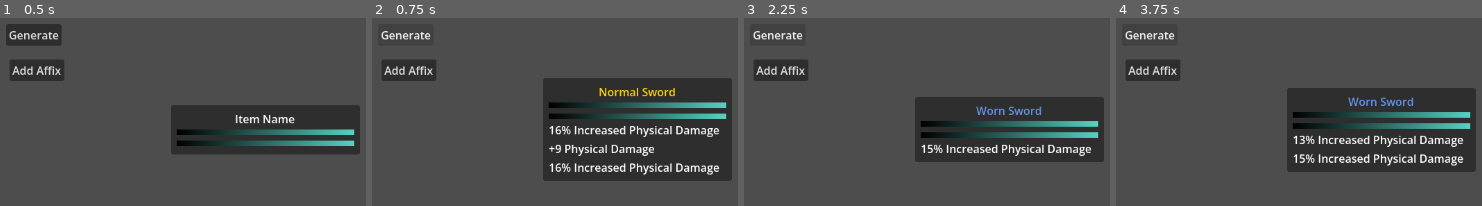
Above: before the commit, frames 1-4 (left to right).
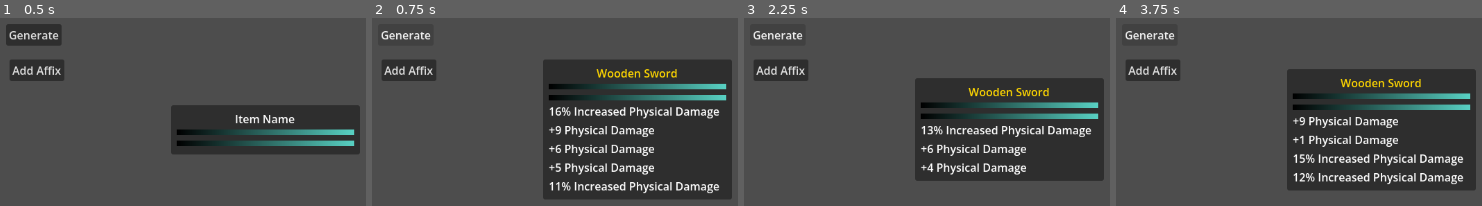
Above: after the commit, the same moments.

Repository: Tomohawk35/Crafting-Game
Game: Godot game, scene res://test_scene.tscn
Same seed, same stepped clock (60 frames per second), same inputs: the game is played once before the commit and once after it. The project has no main scene, so this scene is started directly.
Inputs:
- Up to frame 1 (0.5 s): no input
- Up to frame 2 (0.75 s): click "Generate" at 0.5 s
- Up to frame 3 (2.25 s): click "Add Affix" at 1.25 s; click "Generate" at 2 s
- Up to frame 4 (3.75 s): click "Add Affix" at 2.75 s; click "Generate" at 3.5 s

Frame 1 is identical in both runs. In frame 2, 19% of the frame differs, in the area x 46-99%, y 22-97%; in frame 3, 18%; in frame 4, 17%.
Error after the commit: Trying to assign an array of type "Array" to a variable of type "Array[AffixData]". (res://items/equipment_instance.gd:30)

Commit message:
Work on item system

Diff:
--- a/crafting-game/affix_data.gd
+++ b/crafting-game/affix_data.gd
@@ -3,17 +3,12 @@
 
 # TODO: Create subtypes for added/increased/etc?
 # TODO: Add item level requirement for affixes
+# TODO: Add weight for affix
 
 @export var description : String
 @export var stat_name : String
-@export var tags : Array[String] = []
-@export var item_types : Array[Constants.ItemType] = []
+@export var tags : Array[String] = [] # HACK: Is this necessary?
+@export var equipment_types : Array[Constants.EquipmentType] = []
 
 @export var min_value : float = 1
 @export var max_value : float = 10
-
-#func roll_value() -> float:
-	#return randf_range(min_value, max_value)
-
-# Adds %d physical damage
-# %d%% increased physical damage
--- a/crafting-game/constants.gd
+++ b/crafting-game/constants.gd
@@ -4,6 +4,7 @@
 enum ItemQuality { BROKEN, BATTERED, WORN, NORMAL, STURDY, EXCEPTIONAL, IMMACULATE }
 enum ItemType { WEAPON, BODY_ARMOR, SHIELD, HELMET, RING, AMULET, CURRENCY }
 enum Rarity { COMMON, UNCOMMON, RARE, LEGENDARY }
+enum EquipmentType { WEAPON, BODY_ARMOR, SHIELD, HELMET, RING, AMULET }
 
 # TODO: ADD A UNIQUE CATEGORY THAT CAN'T BE MODIFIED?
 const RARITY_COLORS : Dictionary = {
--- a/crafting-game/equipment.gd
+++ b/crafting-game/equipment_old.gd
@@ -1,5 +1,5 @@
 extends Resource
-class_name Equipment
+class_name EquipmentOLD
 
 signal stats_updated
 
--- a/crafting-game/equipment_tooltip/equipment_tooltip.gd
+++ b/crafting-game/equipment_tooltip/equipment_tooltip.gd
@@ -6,20 +6,20 @@
 @onready var stats_box: VBoxContainer = %StatsBox
 @onready var affix_box: VBoxContainer = %AffixBox
 
-func set_item(item: Equipment) -> void:
-	name_label.text = item.get_display_name()
+func set_item(item: EquipmentInstance) -> void:
+	name_label.text = item.base_equipment.item_name
 	name_label.modulate = item.get_color()
 	rarity_label.text = Constants.Rarity.keys()[item.rarity].capitalize()
 
 	_clear_stats()
 
-	#for stat_name in item.rolled_stats.keys():
+	for affix in item.implicit_affixes:
 		#var value = item.rolled_stats[stat_name]
-		#var l : Label = Label.new()
-		#l.text = _format_stat(stat_name, value)
-		#stats_box.add_child(l)
+		var l : Label = Label.new()
+		l.text = _format_stat(affix.affix_data.stat_name, affix.value)
+		stats_box.add_child(l)
 
-	for affix in item.affixes:
+	for affix in item.explicit_affixes:
 		var l : Label = Label.new()
 		#l.text = affix.affix_data.description % round(affix.value)
 		l.text = _format_stat(affix.affix_data.stat_name, affix.value)
--- a/crafting-game/game_db.gd
+++ b/crafting-game/game_db.gd
@@ -30,8 +30,8 @@
 func get_random_affix() -> AffixData:
 	return AFFIXES.pick_random()
 
-func get_affixes_by_item_type(item_type: Constants.ItemType) -> Array:
-	return AFFIXES.filter(func(a: AffixData): return a.item_types.has(item_type))
+func get_affixes_by_item_type(item_type: Constants.EquipmentType) -> Array:
+	return AFFIXES.filter(func(a: AffixData): return a.equipment_types.has(item_type))
 
 #func get_item_modifiers_by_item_type(item_type: Constants.ItemType) -> Dictionary:
 	#var d : Dictionary = {}
--- a/crafting-game/item_generator.gd
+++ b/crafting-game/item_generator.gd
@@ -1,26 +1,33 @@
 extends Node
 
-const SWORD : Resource = preload("uid://d0shki45u83sc")
 const AFFIX_RATE : float = 0.4
 
 @export var rarity_table : RarityTable = RarityTable.new()
 @export var quality_table : ItemQualityTable =  ItemQualityTable.new()
 
-func generate_equipment() -> Equipment:
-	var item : Equipment = Equipment.new()
-	item.base_item = SWORD
-	item.quality = quality_table.roll_quality()
-	item.affix_limit = item.quality
+func _get_affix_instance(affix_data: AffixData) -> AffixInstance:
+	var a_inst : AffixInstance = AffixInstance.new()
+	a_inst.affix_data = affix_data
+	a_inst.roll_value()
+	return a_inst
+
+func generate_equipment() -> EquipmentInstance:
+	var item : EquipmentInstance = EquipmentInstance.new()
+	item.base_equipment = GameDB.BASE_ITEMS.pick_random()
+	#item.quality = quality_table.roll_quality()
+	item.affix_limit = 6
+
+	for i in range(item.base_equipment.implicits.size()):
+		var a_inst : AffixInstance = _get_affix_instance(item.base_equipment.implicits[i])
+		item.implicit_affixes.append(a_inst)
 
 	for i in range(item.affix_limit):
 		var n : float = randf()
 		if n >= AFFIX_RATE:
-			var a : AffixData = GameDB.get_affixes_by_item_type(item.base_item.item_type).pick_random()
-			var a_inst : AffixInstance = AffixInstance.new()
-			a_inst.affix_data = a
-			a_inst.roll_value()
-			item.affixes.append(a_inst)
+			var a : AffixData = GameDB.get_affixes_by_item_type(item.base_equipment.equipment_type).pick_random()
+			var a_inst : AffixInstance = _get_affix_instance(a)
+			item.explicit_affixes.append(a_inst)
 
 	item.rarity = item.get_rarity()
-	item.get_rolled_stats()
+	#item.get_rolled_stats()
 	return item
--- /dev/null
+++ b/crafting-game/items/equipment.gd
@@ -0,0 +1,8 @@
+extends Item
+class_name Equipment
+
+# item_name
+# icon
+
+@export var equipment_type : Constants.EquipmentType
+@export var implicits : Array[AffixData] = []
--- /dev/null
+++ b/crafting-game/items/equipment_instance.gd
@@ -0,0 +1,36 @@
+extends Resource
+class_name EquipmentInstance
+
+# TODO: Include a tier/level for equipment?
+signal stats_updated
+
+@export var base_equipment : Equipment
+@export var implicit_affixes : Array[AffixInstance] = []
+@export var explicit_affixes : Array[AffixInstance] = []
+@export var affix_limit : int
+@export var rarity : Constants.Rarity
+
+func get_rarity() -> Constants.Rarity:
+	match explicit_affixes.size():
+		0:
+			return Constants.Rarity.COMMON
+		1, 2:
+			return Constants.Rarity.UNCOMMON
+		3, 4, 5:
+			return Constants.Rarity.RARE
+		_:
+			return Constants.Rarity.LEGENDARY
+
+func get_color() -> Color:
+	return Constants.RARITY_COLORS[rarity]
+
+func add_affix() -> void:
+	if explicit_affixes.size() >= affix_limit:
+		return
+	var possible_affixes : Array[AffixData] = GameDB.get_affixes_by_item_type(base_equipment.equipment_type)
+	if possible_affixes.is_empty():
+		return
+	var a_inst : AffixInstance = AffixInstance.new()
+	a_inst.affix_data = possible_affixes.pick_random()
+	a_inst.roll_value()
+	explicit_affixes.append(a_inst)
--- /dev/null
+++ b/crafting-game/items/item.gd
@@ -0,0 +1,5 @@
+extends Resource
+class_name Item
+
+@export var item_name : String
+@export var icon : Texture2D
--- a/crafting-game/resources/affixes/added_armor.tres
+++ b/crafting-game/resources/affixes/added_armor.tres
@@ -7,7 +7,7 @@
 description = "Adds %d armor"
 stat_name = "added_armor"
 tags = Array[String](["armor"])
-item_types = Array[int]([1, 2, 3])
+equipment_types = Array[int]([1, 2, 3])
 min_value = 5.0
 max_value = 15.0
 metadata/_custom_type_script = "uid://ftxod0jqfkn4"
--- a/crafting-game/resources/affixes/added_physical_damage.tres
+++ b/crafting-game/resources/affixes/added_physical_damage.tres
@@ -7,5 +7,5 @@
 description = "Adds %d physical damage"
 stat_name = "physical_damage"
 tags = Array[String](["physical", "attack"])
-item_types = Array[int]([0])
+equipment_types = Array[int]([0])
 metadata/_custom_type_script = "uid://ftxod0jqfkn4"
--- a/crafting-game/resources/affixes/increased_physical_damage.tres
+++ b/crafting-game/resources/affixes/increased_physical_damage.tres
@@ -7,7 +7,7 @@
 description = "%d%% increased physical damage"
 stat_name = "physical_damage_pct"
 tags = Array[String](["increased", "physical", "attack"])
-item_types = Array[int]([0])
+equipment_types = Array[int]([0])
 min_value = 10.0
 max_value = 20.0
 metadata/_custom_type_script = "uid://ftxod0jqfkn4"
--- /dev/null
+++ b/crafting-game/resources/base_items/simple_bow.tres
@@ -0,0 +1,9 @@
+[gd_resource type="Resource" script_class="Equipment" format=3 uid="uid://bo2pptngij5fp"]
+
+[ext_resource type="Script" uid="uid://ftxod0jqfkn4" path="res://affix_data.gd" id="1_jcgf5"]
+[ext_resource type="Script" uid="uid://b3oo6gfvxhvrk" path="res://items/equipment.gd" id="2_0q435"]
+
+[resource]
+script = ExtResource("2_0q435")
+item_name = "Simple Bow"
+metadata/_custom_type_script = "uid://b3oo6gfvxhvrk"
--- a/crafting-game/resources/base_items/sword.tres
+++ /dev/null
@@ -1,15 +0,0 @@
-[gd_resource type="Resource" script_class="ItemData" format=3 uid="uid://d0shki45u83sc"]
-
-[ext_resource type="Script" uid="uid://bhgy31elxmysk" path="res://stats_table.gd" id="1_2ulno"]
-[ext_resource type="Script" uid="uid://cjbko7ykaanev" path="res://item_data.gd" id="2_yclni"]
-
-[sub_resource type="Resource" id="Resource_bhib8"]
-script = ExtResource("1_2ulno")
-physical_damage = 2
-metadata/_custom_type_script = "uid://bhgy31elxmysk"
-
-[resource]
-script = ExtResource("2_yclni")
-item_name = "Sword"
-base_stats = SubResource("Resource_bhib8")
-metadata/_custom_type_script = "uid://cjbko7ykaanev"
--- /dev/null
+++ b/crafting-game/resources/base_items/wooden_sword.tres
@@ -0,0 +1,9 @@
+[gd_resource type="Resource" script_class="Equipment" format=3 uid="uid://nxc8dp6wrj0m"]
+
+[ext_resource type="Script" uid="uid://ftxod0jqfkn4" path="res://affix_data.gd" id="1_36r3b"]
+[ext_resource type="Script" uid="uid://b3oo6gfvxhvrk" path="res://items/equipment.gd" id="2_1lmvk"]
+
+[resource]
+script = ExtResource("2_1lmvk")
+item_name = "Wooden Sword"
+metadata/_custom_type_script = "uid://b3oo6gfvxhvrk"
--- /dev/null
+++ b/crafting-game/resources/test_equip_instance.tres
@@ -0,0 +1,10 @@
+[gd_resource type="Resource" script_class="EquipmentInstance" format=3 uid="uid://ch2pgjx3ioe5s"]
+
+[ext_resource type="Script" uid="uid://bu6m4eeyu7v5b" path="res://affix_instance.gd" id="1_bf4vo"]
+[ext_resource type="Resource" uid="uid://bo2pptngij5fp" path="res://resources/base_items/simple_bow.tres" id="1_xs6wi"]
+[ext_resource type="Script" uid="uid://b0qs72k56wyy7" path="res://items/equipment_instance.gd" id="2_xs6wi"]
+
+[resource]
+script = ExtResource("2_xs6wi")
+base_equipment = ExtResource("1_xs6wi")
+metadata/_custom_type_script = "uid://b0qs72k56wyy7"
--- a/crafting-game/test_scene.gd
+++ b/crafting-game/test_scene.gd
@@ -1,7 +1,7 @@
 extends Control
 
 var generator : ItemGenerator
-var item : Equipment
+var item : EquipmentInstance
 
 @onready var equipment_tooltip: EquipmentTooltip = $EquipmentTooltip
 @onready var generate_button: Button = $GenerateButton
Renamed: crafting-game/equipment.gd.uid -> crafting-game/equipment_old.gd.uid
Not shown, added: crafting-game/items/equipment.gd.uid
Not shown, added: crafting-game/items/equipment_instance.gd.uid
Not shown, added: crafting-game/items/item.gd.uid
Not shown, added: crafting-game/test_scene.tscn8739437591.tmp
